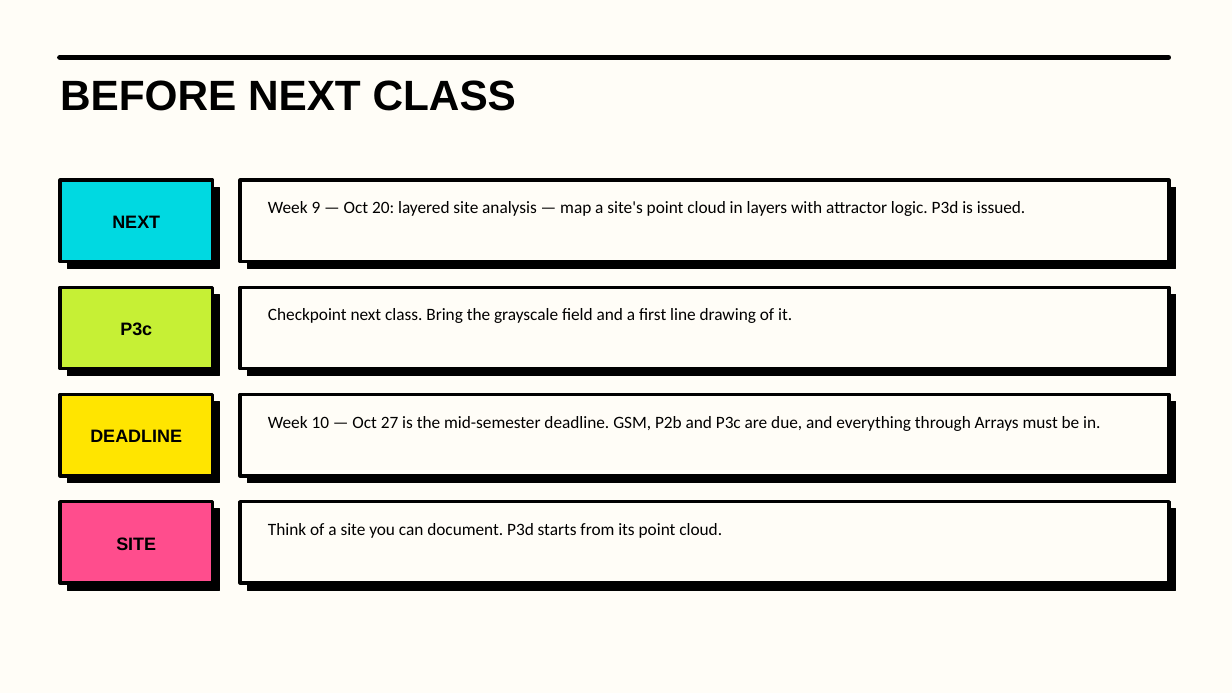
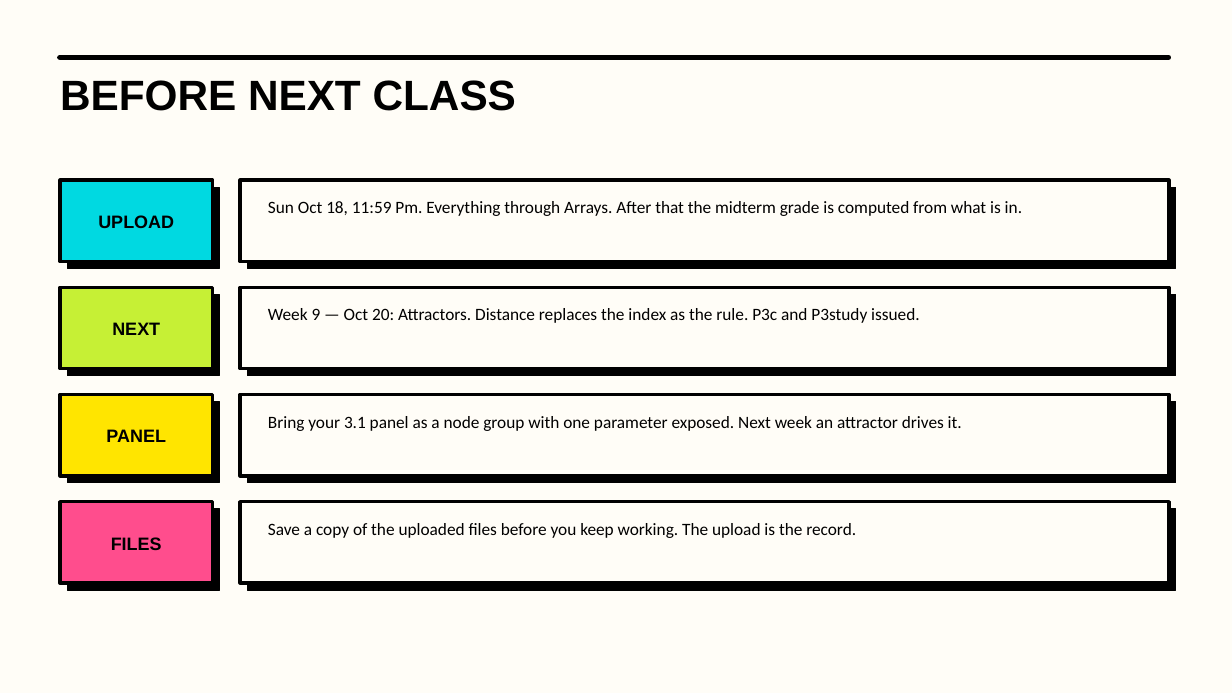
Before and after one commit to luigipacheco/arc3133, a slide deck: slide 5 of slides/ARC3133_Class08.pptx (slide 12 before the commit). Drawn at 1232x693 pixels with LibreOffice and Linux fonts; fonts in the diff are those of the drawing. Boxes give left, top, right and bottom in pixels: in the first picture for what was removed or moved away, otherwise in the second. Text is boxed around its words. In the diff, an @@ line names an element or a change of style, - is before the commit and + after.

```diff
--- a/slides/ARC3133_Class08.pptx
+++ b/slides/ARC3133_Class08.pptx
@@ text at <box>268,201,1022,216</box>: text changed @@
-Week 9 — Oct 20: layered site analysis — map a site's point cloud in layers with attractor logic. P3d is issued.
+Sun Oct 18, 11:59 Pm. Everything through Arrays. After that the midterm grade is computed from what is in.
@@ text at <box>98,215,174,228</box>: text changed @@
-NEXT
+UPLOAD
@@ text at <box>112,322,160,335</box>: text changed @@
-P3c
+NEXT
@@ text at <box>268,308,919,323</box>: text changed @@
-Checkpoint next class. Bring the grayscale field and a first line drawing of it.
+Week 9 — Oct 20: Attractors. Distance replaces the index as the rule. P3c and P3study issued.
@@ text at <box>268,416,962,431</box>: text changed @@
-Week 10 — Oct 27 is the mid-semester deadline. GSM, P2b and P3c are due, and everything through Arrays must be in.
+Bring your 3.1 panel as a node group with one parameter exposed. Next week an attractor drives it.
@@ text at <box>106,429,166,442</box>: text changed @@
-DEADLINE
+PANEL
@@ text at <box>111,537,162,551</box>: text changed @@
-SITE
+FILES
@@ text at <box>268,523,856,538</box>: text changed @@
-Think of a site you can document. P3d starts from its point cloud.
+Save a copy of the uploaded files before you keep working. The upload is the record.
```
Also in this commit, not shown: 4 slides added, 11 slides removed, 19 other files.
